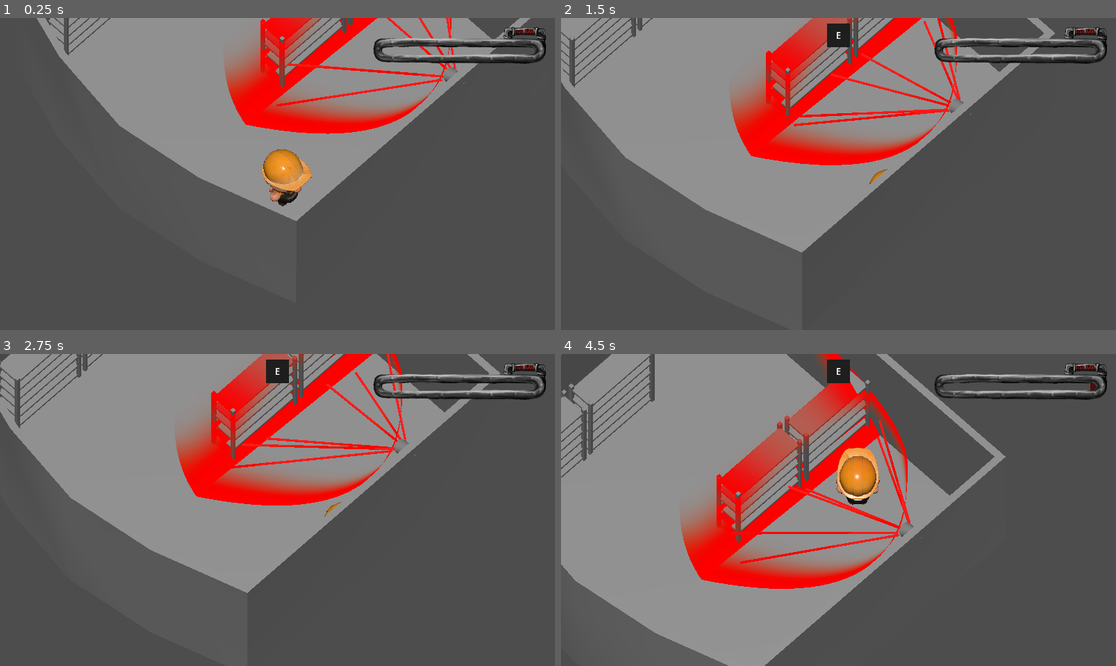
Above: before the commit, frames 1-4 (two rows, left to right).
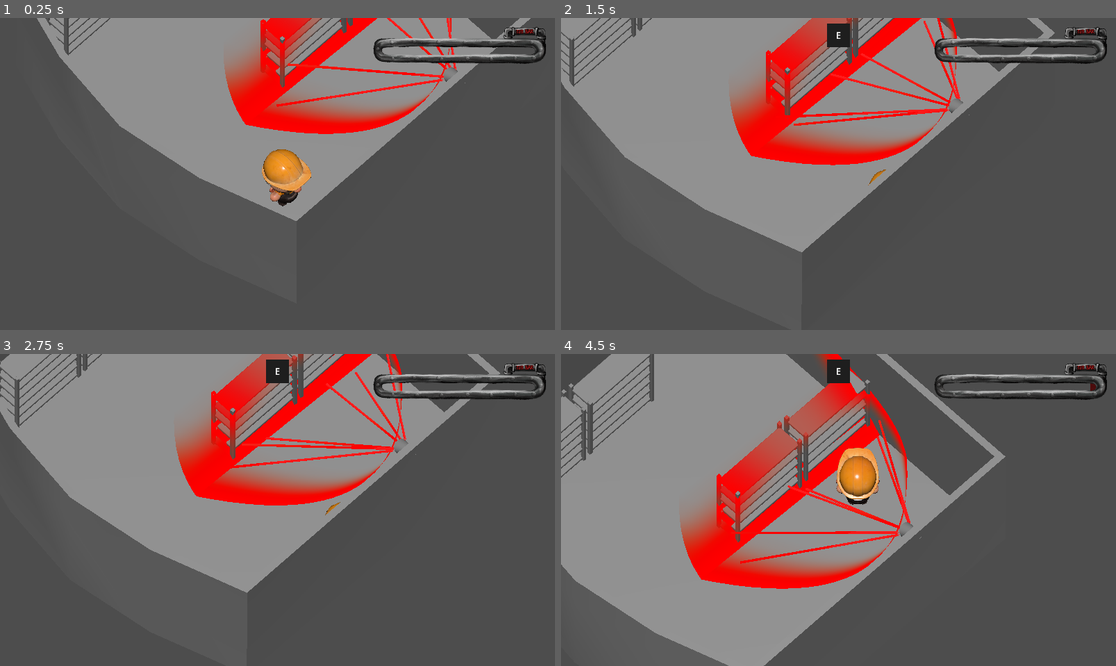
Above: after the commit, the same moments.

Repository: Kureii/rur
Game: Godot game, scene res://assets/core_scenes/test_scene.tscn
Two runs of this game, one before a commit and one after it. Both use one fixed random seed, a clock stepped at 60 frames per second and the inputs below.
Inputs (mouse positions are in pixels of both pictures, inside the frame that each line leads up to):
- Up to frame 1 (0.25 s): no input
- Up to frame 2 (1.5 s): move the mouse to (960, 158) at 0.52 s; hold D (move_right) 0.53-1.28 s; hold E (action_button) 0.53-1.28 s; move the mouse to (727, 189) at 1.27 s; hold S (move_backward) from 1.28 s (still down); tap Space (space) at 1.35 s
- Up to frame 3 (2.75 s): move the mouse to (333, 441) at 2.02 s; release S (move_backward) at 2.03 s; hold D (move_right) from 2.03 s (still down); hold E (action_button) from 2.03 s (still down)
- Up to frame 4 (4.5 s): move the mouse to (810, 572) at 2.77 s; release D (move_right) at 2.78 s; release E (action_button) at 2.78 s; hold W (move_forward) 2.78-3.53 s; tap Space (space) at 2.85 s; move the mouse to (1005, 556) at 3.52 s; hold A (move_left) 3.53-4.25 s; hold E (action_button) 3.53-4.25 s; click "🗙" at 4.25 s

The runs differ from the first frame. In frame 1, 0.2% of the frame differs, in the area x 6-96%, y 0-66%; in frame 2, 0.7%; in frame 3, 0.8%; in frame 4, 1.1%, in the area x 0-81%, y 0-100%.

Commit message:
Level2 - walls, floor

Diff:
--- a/assets/core_scenes/level_02.tscn
+++ b/assets/core_scenes/level_02.tscn
@@ -1,14 +1,89 @@
 [gd_scene format=3 uid="uid://blcrvwb1826s5"]
 
 [ext_resource type="ArrayMesh" uid="uid://ddlwne0cua6s8" path="res://assets/meshes/static/level/Level_02.obj" id="1_ntfxf"]
+[ext_resource type="Material" uid="uid://d1w3idk00dekw" path="res://assets/materials/Levels/Level2/Level2_Zdi.tres" id="2_0jywm"]
+[ext_resource type="Material" uid="uid://e5fc2s4kocxf" path="res://assets/materials/Levels/Level2/Level2_Zem.tres" id="2_65emy"]
+[ext_resource type="Material" uid="uid://dy3cmw66yg72d" path="res://assets/materials/Sloup/Sloup.tres" id="3_0jywm"]
+[ext_resource type="ArrayMesh" uid="uid://c6nt4h2ciemyj" path="res://assets/meshes/static/wall/Sloup/sloup.obj" id="4_vuh1b"]
+[ext_resource type="ArrayMesh" uid="uid://doviapyfrfab1" path="res://assets/meshes/static/level/Doors.obj" id="6_m3u8y"]
+[ext_resource type="Material" uid="uid://dxvpn7a6rojia" path="res://assets/materials/Levels/Doors/Doors.tres" id="7_hld7f"]
 
 [sub_resource type="ConcavePolygonShape3D" id="ConcavePolygonShape3D_o2qp1"]
 data = PackedVector3Array(-11.823899, 0, 1.1853, -11.823899, 0, 6.7037997, -11.823899, 2.9742, 1.1853, -11.823899, 2.97 …(21074 unchanged characters)…
 
 [node name="Level02" type="MeshInstance3D" unique_id=986015496]
+transform = Transform3D(1, 0, 0, 0, 1, 0, 0, 0, 1, 6.013123, 4.550799, -1.1886675)
 mesh = ExtResource("1_ntfxf")
+surface_material_override/0 = ExtResource("2_0jywm")
+surface_material_override/1 = ExtResource("2_65emy")
 
 [node name="StaticBody3D" type="StaticBody3D" parent="." unique_id=1804736994]
+visible = false
 
 [node name="CollisionShape3D2" type="CollisionShape3D" parent="StaticBody3D" unique_id=876026957]
 shape = SubResource("ConcavePolygonShape3D_o2qp1")
+
+[node name="Sloup" type="MeshInstance3D" parent="." unique_id=1447945866]
+transform = Transform3D(1, 0, 0, 0, 1, 0, 0, 0, 1, 11.358322, 0.0017170906, -6.585902)
+material_override = ExtResource("3_0jywm")
+mesh = ExtResource("4_vuh1b")
+
+[node name="Sloup" type="MeshInstance3D" parent="Sloup" unique_id=604303141]
+transform = Transform3D(1, 0, 0, 0, 1, 0, 0, 0, 1, -13.7686615, 0.0017170906, -0.04218149)
+material_override = ExtResource("3_0jywm")
+mesh = ExtResource("4_vuh1b")
+
+[node name="Sloup2" type="MeshInstance3D" parent="Sloup" unique_id=471038593]
+transform = Transform3D(1, 0, 0, 0, 1, 0, 0, 0, 1, -18.481068, 0.0034337044, -0.08436298)
+material_override = ExtResource("3_0jywm")
+mesh = ExtResource("4_vuh1b")
+
+[node name="Sloup3" type="MeshInstance3D" parent="Sloup" unique_id=18921189]
+transform = Transform3D(1, 0, 0, 0, 1, 0, 0, 0, 1, -22.814194, 0.005150861, -0.12654448)
+material_override = ExtResource("3_0jywm")
+mesh = ExtResource("4_vuh1b")
+
+[node name="Sloup4" type="MeshInstance3D" parent="Sloup" unique_id=881760641]
+transform = Transform3D(1, 0, 0, 0, 1, 0, 0, 0, 1, -9.127626, 0.0034341812, -0.08436298)
+material_override = ExtResource("3_0jywm")
+mesh = ExtResource("4_vuh1b")
+
+[node name="Sloup5" type="MeshInstance3D" parent="Sloup" unique_id=1296144664]
+transform = Transform3D(1, 0, 0, 0, 1, 0, 0, 0, 1, -22.864899, 0.01030159, 4.3802013)
+material_override = ExtResource("3_0jywm")
+mesh = ExtResource("4_vuh1b")
+
+[node name="Sloup6" type="MeshInstance3D" parent="Sloup" unique_id=729853936]
+transform = Transform3D(1, 0, 0, 0, 1, 0, 0, 0, 1, -22.915604, 0.015452385, 8.474871)
+material_override = ExtResource("3_0jywm")
+mesh = ExtResource("4_vuh1b")
+
+[node name="Sloup7" type="MeshInstance3D" parent="Sloup" unique_id=1254066251]
+transform = Transform3D(1, 0, 0, 0, 1, 0, 0, 0, 1, -4.4865913, 0.005151272, -0.12654448)
+material_override = ExtResource("3_0jywm")
+mesh = ExtResource("4_vuh1b")
+
+[node name="Sloup8" type="MeshInstance3D" parent="Sloup" unique_id=932144107]
+transform = Transform3D(1, 0, 0, 0, 1, 0, 0, 0, 1, -22.966309, 0.02060318, 12.569538)
+material_override = ExtResource("3_0jywm")
+mesh = ExtResource("4_vuh1b")
+
+[node name="Sloup9" type="MeshInstance3D" parent="Sloup" unique_id=540036456]
+transform = Transform3D(1, 0, 0, 0, 1, 0, 0, 0, 1, 0.072956085, 0.025753975, 12.611855)
+material_override = ExtResource("3_0jywm")
+mesh = ExtResource("4_vuh1b")
+
+[node name="Sloup10" type="MeshInstance3D" parent="Sloup" unique_id=800929169]
+transform = Transform3D(1, 0, 0, 0, 1, 0, 0, 0, 1, 0.174366, 0.015452385, 4.422518)
+material_override = ExtResource("3_0jywm")
+mesh = ExtResource("4_vuh1b")
+
+[node name="Sloup11" type="MeshInstance3D" parent="Sloup" unique_id=1942849004]
+transform = Transform3D(1, 0, 0, 0, 1, 0, 0, 0, 1, 0.12366104, 0.02060318, 8.517186)
+material_override = ExtResource("3_0jywm")
+mesh = ExtResource("4_vuh1b")
+
+[node name="Doors" type="MeshInstance3D" parent="Sloup" unique_id=353056740]
+transform = Transform3D(1, 0, 0, 0, 1, 0, 0, 0, 1, 0.4327507, -0.0017175674, 6.5544486)
+mesh = ExtResource("6_m3u8y")
+surface_material_override/0 = ExtResource("7_hld7f")
--- a/assets/core_scenes/test_scene.tscn
+++ b/assets/core_scenes/test_scene.tscn
@@ -68,7 +68,7 @@
 shape = SubResource("WorldBoundaryShape3D_t3pxi")
 
 [node name="Player" parent="." unique_id=453805534 node_paths=PackedStringArray("game_over_screen") instance=ExtResource("1_nyiwp")]
-transform = Transform3D(1, 0, 0, 0, 1, 0, 0, 0, 1, -3.0891304, 0, 3.582826)
+transform = Transform3D(1, 0, 0, 0, 1, 0, 0, 0, 1, -3.0887413, 7.1525574e-07, 3.5774043)
 camera_lerp_speed = 1.9
 game_over_screen = NodePath("../UI/GameOver")
 
@@ -132,7 +132,7 @@
 custom_minimum_size = Vector2(1920, 1080)
 layout_mode = 1
 speed = 5.0
-action_slider_position = 0.004865173822095281
+action_slider_position = 0.0069877044734205085
 bad_fill_color = Color(0.35684976, 0, 0.11989654, 1)
 neutral_fill_color = Color(0.56100917, 0.2719489, 1.92523e-07, 1)
 good_fill_color = Color(0, 0.5038379, 0, 1)
@@ -408,7 +408,7 @@
 volume_top = -0.015
 
 [node name="Level03" parent="Levels" unique_id=693390534 instance=ExtResource("14_4sl0j")]
-transform = Transform3D(1, 0, 0, 0, 1, 0, 0, 0, 1, 31.084435, 0.044884562, -3.4225864)
+transform = Transform3D(1, 0, 0, 0, 1, 0, 0, 0, 1, 31.084, 0.045, -3.523)
 
 [node name="EmplaceTakeble" type="MeshInstance3D" parent="." unique_id=754507386]
 transform = Transform3D(1, 0, 0, 0, 1, 0, 0, 0, 1, -6.626812, -4.7683716e-06, -11.993792)
--- /dev/null
+++ b/assets/materials/Levels/Doors/Doors.tres
@@ -0,0 +1,14 @@
+[gd_resource type="StandardMaterial3D" format=3 uid="uid://dxvpn7a6rojia"]
+
+[ext_resource type="Texture2D" uid="uid://c37m15sbpppcn" path="res://assets/textures/Levels/Doors/ram_BC.png" id="1_1lu80"]
+[ext_resource type="Texture2D" uid="uid://n602yc22r0lo" path="res://assets/textures/Levels/Doors/ram_ARM.png" id="2_lg8f7"]
+
+[resource]
+albedo_texture = ExtResource("1_1lu80")
+metallic = 1.0
+metallic_texture = ExtResource("2_lg8f7")
+metallic_texture_channel = 2
+roughness_texture = ExtResource("2_lg8f7")
+roughness_texture_channel = 1
+ao_enabled = true
+ao_texture = ExtResource("2_lg8f7")
--- /dev/null
+++ b/assets/materials/Levels/Level2/Level2_Zdi.tres
@@ -0,0 +1,18 @@
+[gd_resource type="StandardMaterial3D" format=3 uid="uid://d1w3idk00dekw"]
+
+[ext_resource type="Texture2D" uid="uid://cw83u34ylaur2" path="res://assets/textures/Levels/Level2/stena2_BC.png" id="1_2qar5"]
+[ext_resource type="Texture2D" uid="uid://cupaqab22pvsv" path="res://assets/textures/Levels/Level2/stena2_ARM.png" id="2_oxci0"]
+[ext_resource type="Texture2D" uid="uid://h7c5n2fcqg7i" path="res://assets/textures/Levels/Level2/stena2_N.png" id="3_rng4f"]
+
+[resource]
+albedo_texture = ExtResource("1_2qar5")
+metallic = 1.0
+metallic_texture = ExtResource("2_oxci0")
+metallic_texture_channel = 2
+roughness_texture = ExtResource("2_oxci0")
+roughness_texture_channel = 1
+normal_enabled = true
+normal_scale = 0.37
+normal_texture = ExtResource("3_rng4f")
+ao_enabled = true
+ao_texture = ExtResource("2_oxci0")
--- /dev/null
+++ b/assets/materials/Levels/Level2/Level2_Zem.tres
@@ -0,0 +1,19 @@
+[gd_resource type="StandardMaterial3D" format=3 uid="uid://e5fc2s4kocxf"]
+
+[ext_resource type="Texture2D" uid="uid://cmmgyvisigc7k" path="res://assets/textures/Levels/Level2/podlaha2_BC.png" id="1_exiyk"]
+[ext_resource type="Texture2D" uid="uid://cnfb6xcp4w2rx" path="res://assets/textures/Levels/Level2/podlaha2_ARM.png" id="2_txg3k"]
+[ext_resource type="Texture2D" uid="uid://dq8u4fnwkd21h" path="res://assets/textures/Levels/Level2/podlaha2_N.png" id="3_k6uf8"]
+
+[resource]
+albedo_texture = ExtResource("1_exiyk")
+metallic = 1.0
+metallic_texture = ExtResource("2_txg3k")
+metallic_texture_channel = 2
+roughness_texture = ExtResource("2_txg3k")
+roughness_texture_channel = 1
+normal_enabled = true
+normal_scale = 0.23
+normal_texture = ExtResource("3_k6uf8")
+ao_enabled = true
+ao_texture = ExtResource("2_txg3k")
+ao_texture_channel = 2
--- /dev/null
+++ b/assets/materials/Sloup/Sloup.tres
@@ -0,0 +1,17 @@
+[gd_resource type="StandardMaterial3D" format=3 uid="uid://dy3cmw66yg72d"]
+
+[ext_resource type="Texture2D" uid="uid://bjsfpvnqw7e13" path="res://assets/textures/models/sloup/sloup_BC.png" id="1_8chnk"]
+[ext_resource type="Texture2D" uid="uid://b31cw6br6su4q" path="res://assets/textures/models/sloup/sloup_ARM.png" id="2_m38lq"]
+[ext_resource type="Texture2D" uid="uid://bncw6upfvf0et" path="res://assets/textures/models/sloup/sloup_N.png" id="3_vxlaa"]
+
+[resource]
+albedo_texture = ExtResource("1_8chnk")
+metallic = 1.0
+metallic_texture = ExtResource("2_m38lq")
+metallic_texture_channel = 2
+roughness_texture = ExtResource("2_m38lq")
+roughness_texture_channel = 1
+normal_enabled = true
+normal_texture = ExtResource("3_vxlaa")
+ao_enabled = true
+ao_texture = ExtResource("2_m38lq")
Not shown, added: assets/meshes/static/level/Doors.mtl
Not shown, added: assets/meshes/static/level/Doors.obj
Not shown, added: assets/meshes/static/level/Doors.obj.import
Not shown, changed: assets/meshes/static/level/Level_02.mtl
Not shown, changed: assets/meshes/static/level/Level_02.obj
Not shown, added: assets/meshes/static/wall/Sloup/sloup.obj
Not shown, added: assets/meshes/static/wall/Sloup/sloup.obj.import
Not shown, added: assets/meshes/static/wall/sloup.mtl
Binary file added: assets/textures/Levels/Doors/ram_ARM.png
Not shown, added: assets/textures/Levels/Doors/ram_ARM.png.import
Binary file added: assets/textures/Levels/Doors/ram_BC.png
Not shown, added: assets/textures/Levels/Doors/ram_BC.png.import
(and 28 more such lines)
